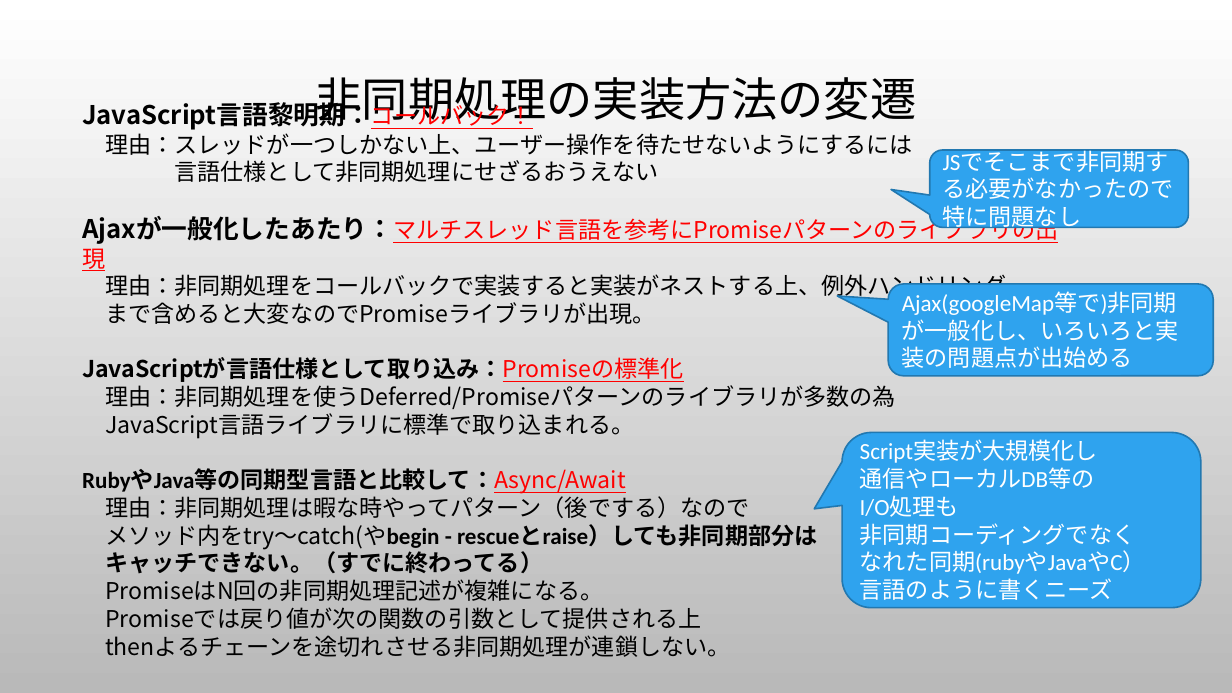
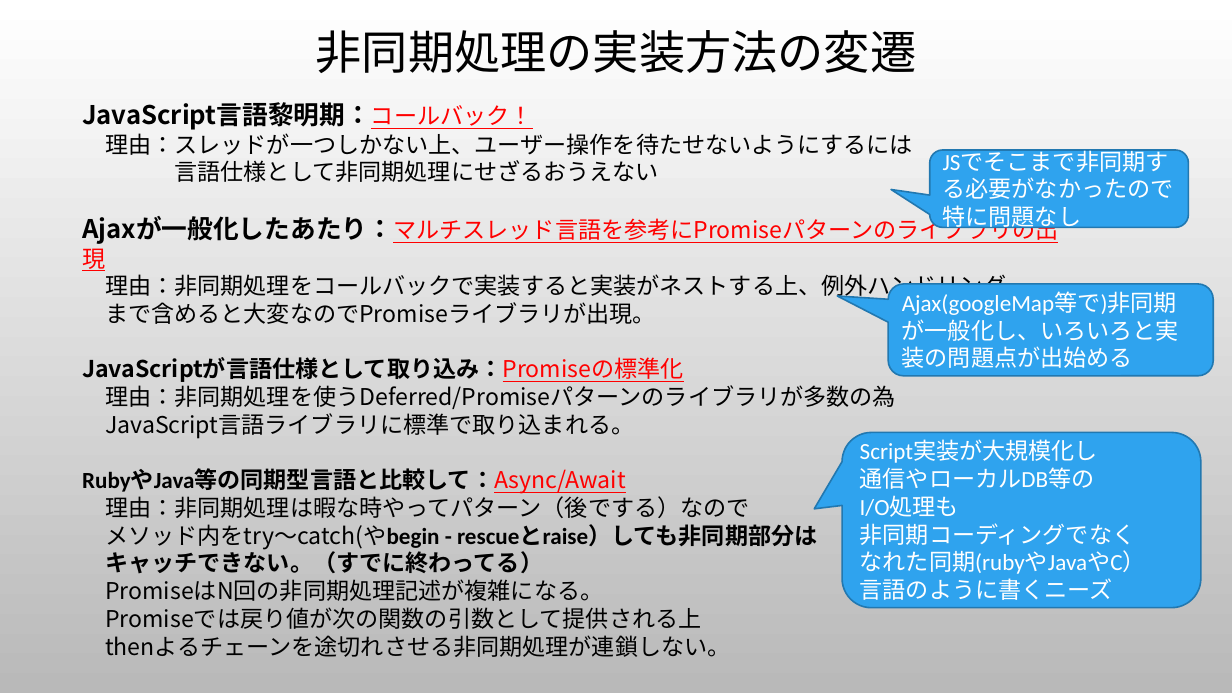
Before and after one commit to hideki-uemura/jsasync_question, a slide deck: slide 14 of 本当は難しいJavaScriptの話.pptx. Drawn at 1232x693 pixels with LibreOffice and Linux fonts; fonts in the diff are those of the drawing; background and template pictures are left out. Boxes give left, top, right and bottom in pixels: in the first picture for what was removed or moved away, otherwise in the second. Text is boxed around its words. In the diff, an @@ line names an element or a change of style, - is before the commit and + after.

```diff
--- a/本当は難しいJavaScriptの話.pptx
+++ b/本当は難しいJavaScriptの話.pptx
@@ title "非同期処理の実装方法の変遷" rewrapped from (316,77,917,127) to (316,30,917,73) @@
```
Also in this commit, not shown: 10 other slides changed, 1 slide added.
